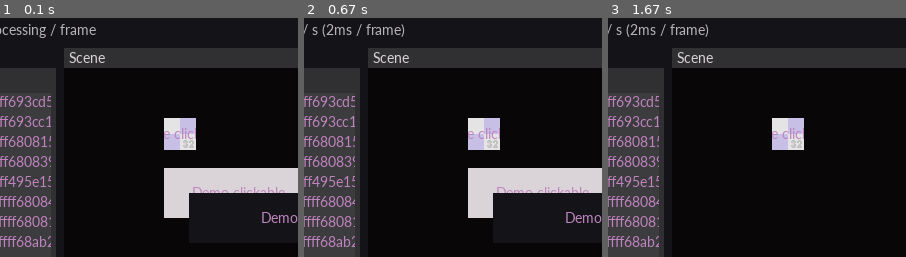
Above: before the commit, frames 1-3 (left to right).
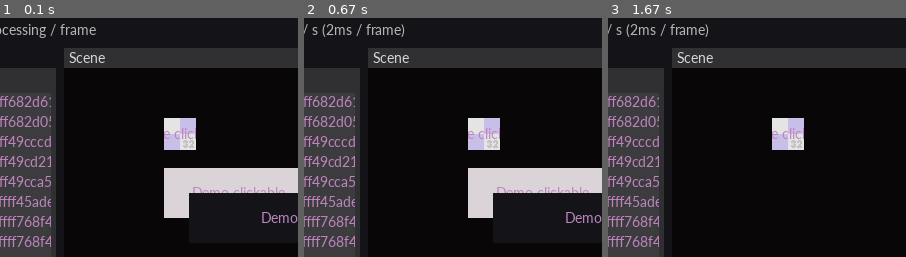
Above: after the commit, the same moments.

Repository: ageneric/pygame-engine-indev
Game: pygame game, started from run_editor.py
The game is run twice, just before and just after one commit, with the same random seed, the same clock (stepped at 60 frames per second) and the same inputs.
Inputs (mouse positions are % of the whole screen's width and height, from its top left):
- Up to frame 1 (0.1 s): no input
- Up to frame 2 (0.67 s): press the mouse at (7, 14) at 0.37 s; move the mouse to (30, 46) at 0.47 s; release the mouse at (53, 79) at 0.6 s
- Up to frame 3 (1.67 s): press the mouse at (7, 14) at 0.7 s; move the mouse to (11, 46) at 0.8 s; release the mouse at (14, 79) at 0.93 s; click (43, 24) at 1.05 s; press the mouse at (7, 14) at 1.37 s; move the mouse to (17, 47) at 1.47 s; release the mouse at (28, 81) at 1.6 s
The pictures show only the part of the screen within x 13-63%, y 0-50%; the shares and areas given below are measured in that part.

The runs differ from the first frame. In frame 1, 2.1% of the frame differs, in the area x 2-18%, y 32-96%; in frame 2, 2.1%; in frame 3, 2.1%.

Commit message:
Add an explicit remove method instead of __del__ and use generators for Grid

Diff:
--- a/engine/base_node.py
+++ b/engine/base_node.py
@@ -36,7 +36,7 @@
 
     def __setattr__(self, name, val):  # may alternatively be achieved using properties
         object.__setattr__(self, name, val)
-        if hasattr(self, 'node') and name not in ('anchor_x', 'anchor_y', 'node'):
+        if hasattr(self, 'node') and name in ('x', 'y', 'width', 'height'):
             self.node.transform_on_update()
 
     # Getters and setters for transform properties
@@ -91,13 +91,14 @@
                     child.draw()
 
     def add_child(self, child):
+        """Called internally. To specify the parent of a Node on
+        initialisation, set NodeProperties[0]. Do not use this method."""
         self.nodes.append(child)
         child.parent = self
 
     def remove_child(self, child):
         if child in self.nodes:
-            self.nodes.remove(child)
-            child.parent = None
+            child.remove()
         else:
             print(f'Engine warning: could not remove child {child} as it could not be found.')
 
@@ -115,11 +116,13 @@
             parent = parent.parent
         return parent
 
-    def __del__(self):
-        self.parent = None
-        # Calls __del__() for each child node, and by recursion all nodes below it
-        # Equivalent to self.nodes.clear() but not del self.nodes
-        del self.nodes[:]
+    def remove(self):
+        if self in self.parent.nodes:
+            self.parent.nodes.remove(self)
+        self.transform.node = None
+        for child in self.nodes:
+            child.remove()
+        self.nodes.clear()
 
     @property
     def enabled(self) -> bool:
@@ -174,15 +177,15 @@
         else:
             self.image = pygame.Surface(self.transform.size, 0, image)
 
-    def __del__(self):
+    def remove(self):
         pygame.sprite.Sprite.kill(self)
-        Node.__del__(self)
+        Node.remove(self)
 
     def world_visible(self) -> bool:
         visible = self._enabled
         parent = self.parent
         while visible and isinstance(parent, Node):
-            visible = parent.visible and visible
+            visible = (not hasattr(parent, 'visible') or parent.visible) and visible
             parent = parent.parent
         return visible
 
@@ -201,7 +204,6 @@
 
     def resize_rect(self):
         Node.resize_rect(self)
-        print(self, hex(id(self)), 'resize', self.transform.size)
         self.image = pygame.Surface(self.transform.size)
         if self.dirty < 2:
             self.dirty = 1
--- a/engine/base_scene.py
+++ b/engine/base_scene.py
@@ -33,17 +33,14 @@
         else:
             return None
 
-    def add_named_child(self, name: str, node):
-        setattr(self, name, node)
-        self.add_child(node)
-
     def add_child(self, node):
+        """Called internally. To specify the parent of a Node on
+        initialisation, set NodeProperties[0]. Do not use this method."""
         self.nodes.append(node)
         node.parent = self
 
     def remove_child(self, node):
-        self.nodes.remove(node)
-        node.parent = None
+        node.remove()
         if node in self.mouse_handlers:
             self.mouse_handlers.remove(node)
 
--- a/engine/interface.py
+++ b/engine/interface.py
@@ -257,10 +257,11 @@
         super().__init__(node_props, group)
         self.style = Style.from_kwargs(kwargs)
         self.spacing = spacing
+        self.scroll_pixels = 0
 
         self.horizontal = horizontal
         if initial_nodes_gen is not None:
-            self.generate_grid(initial_nodes_gen)
+            self.populate_grid(initial_nodes_gen)
             # Check the first node for methods and assume they are all identical
             t_node = self.nodes[0]
             self.use_update_method = hasattr(t_node, 'update') and callable(t_node.update)
@@ -268,8 +269,8 @@
         else:
             self.use_update_method = self.use_draw_method = False
 
-    def generate_grid(self, initial_nodes_gen):
-        for i, (inst_class, *args, kwargs) in enumerate(initial_nodes_gen):
+    def populate_grid(self, initial_nodes_gen):
+        for (inst_class, *args, kwargs) in initial_nodes_gen:
             self.nodes.append(inst_class(*args, **kwargs))
 
     def update(self):
@@ -284,21 +285,41 @@
                     tile.draw()
 
             self.image.fill(self.style.get('background'))
-            for i, tile in enumerate(self.nodes):
+            for tile, position in zip(self.nodes, self.tile_positions()):
                 if hasattr(tile, 'image'):
-                    self.image.blit(tile.image, self.index_to_position(i))
-
-    def index_to_position(self, index):
+                    self.image.blit(tile.image, position)
+
+    def tile_rects(self):
+        tile_rect = self.forward_to_rect(-self.scroll_pixels)
+        move_x, move_y = self.forward_to_position(self.spacing)
+        while True:
+            yield tile_rect
+            tile_rect.move_ip(move_x, move_y)
+
+    def tile_positions(self):
+        position = list(self.forward_to_position(-self.scroll_pixels))
+        index_x_or_y = not self.horizontal
+        while True:
+            yield position
+            position[index_x_or_y] += self.spacing
+
+    def forward_to_position(self, forward_pixels):
         if self.horizontal:
-            return index*self.spacing, 0, self.spacing, self.transform.height
+            return forward_pixels, 0
         else:
-            return 0, index*self.spacing, self.transform.width, self.spacing
+            return 0, forward_pixels
+
+    def forward_to_rect(self, forward_pixels):
+        if self.horizontal:
+            return pygame.Rect(forward_pixels, 0, self.spacing, self.transform.height)
+        else:
+            return pygame.Rect(0, forward_pixels, self.transform.width, self.spacing)
+
+    def index_to_rect(self, index):
+        return self.forward_to_rect(index * self.spacing)
 
     def position_to_index(self, position_x_y: (float, float)) -> int:
-        if self.horizontal:
-            return position_x_y[0] // self.spacing
-        else:
-            return position_x_y[1] // self.spacing
+        return position_x_y[not self.horizontal] // self.spacing
 
     def add_child(self, child):
         super().add_child(child)
@@ -307,6 +328,9 @@
     def remove_child(self, child):
         super().remove_child(child)
         self.dirty = 1
+
+    def add_tile(self, inst_class, *args, kwargs):
+        self.nodes.append(inst_class(*args, **kwargs))
 
     # These methods differ from the base methods - do not cascade to children
     def cascade_move_rect(self, dx, dy):
@@ -330,9 +354,9 @@
         super().__init__(node_props, group, initial_nodes_gen, horizontal, **kwargs)
         self.use_update_method = self.use_draw_method = True
 
-    def generate_grid(self, initial_nodes_gen):
-        for i, (inst_class, *args, kwargs) in enumerate(initial_nodes_gen):
-            node_props = NodeProperties(self, *self.index_to_position(i))
+    def populate_grid(self, initial_nodes_gen):
+        for (inst_class, *args, kwargs), rect in zip(initial_nodes_gen, self.tile_rects()):
+            node_props = NodeProperties(self, *rect)
             inst_class(node_props, self.grid_group, *args, **kwargs)
 
     def draw(self):
@@ -342,8 +366,7 @@
                     tile.draw()
 
             self.image.fill(self.style.get('background'))
-            for i, tile in enumerate(self.nodes):
-                correct_rect = Rect(*self.index_to_position(i))
+            for tile, correct_rect in zip(self.nodes, self.tile_rects()):
                 if tile.transform.rect() != correct_rect:
                     tile.transform.position = correct_rect.topleft
                     tile.transform.size = correct_rect.size
